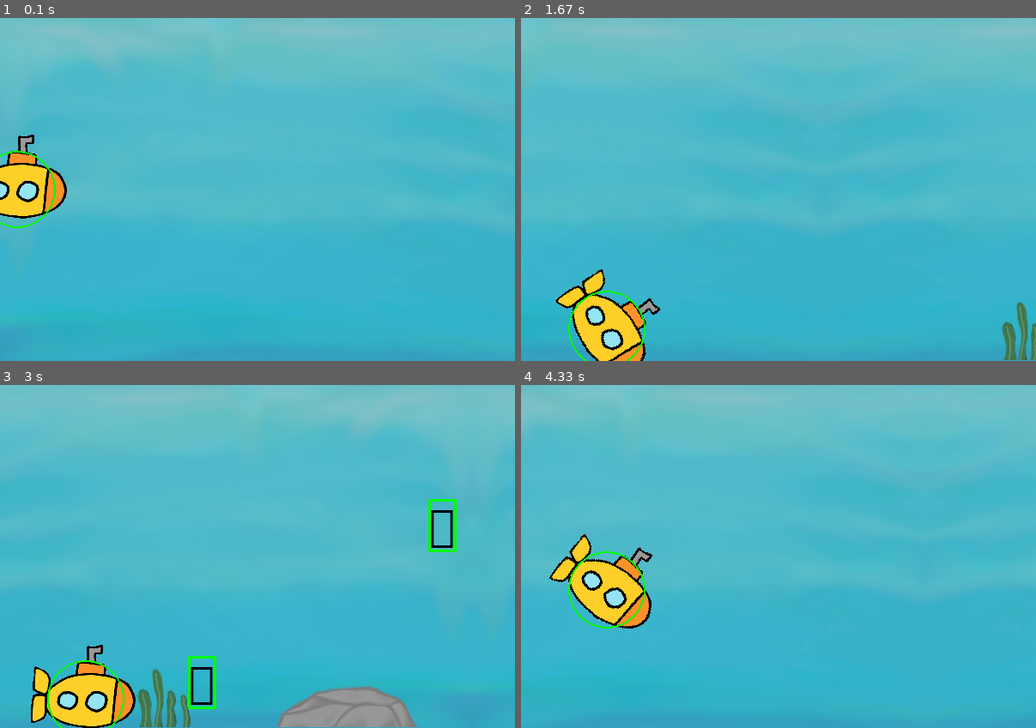
Above: before the commit, frames 1-4 (two rows, left to right).
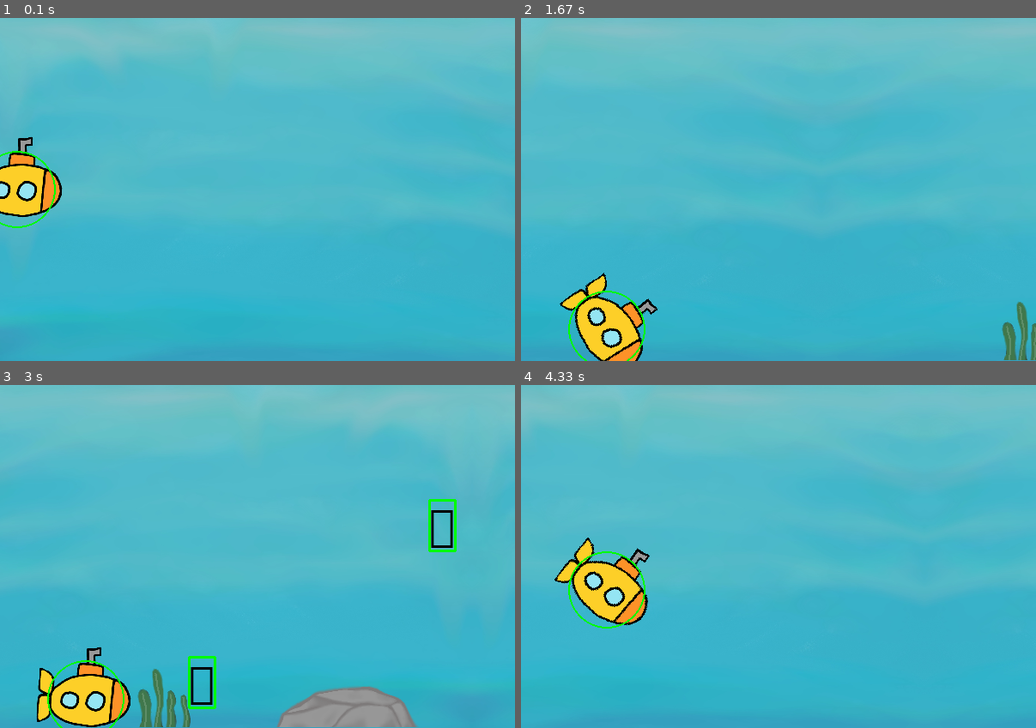
Above: after the commit, the same moments.

Repository: egwkim/Misc
Game: pygame game, started from 2022/09/environmental_game/game.py
Two runs of this game, one before a commit and one after it. Both use one fixed random seed, a clock stepped at 60 frames per second and the inputs below.
Inputs:
- Up to frame 1 (0.1 s): no input
- Up to frame 2 (1.67 s): tap Space at 0.83, 1.23, 1.53 s
- Up to frame 3 (3 s): tap Space at 2.07, 2.37, 2.57, 2.87 s
- Up to frame 4 (4.33 s): tap Space at 3.12, 3.33, 3.88, 4.1 s

The runs differ from the first frame. In frame 1, 0.7% of the frame differs, in the area x 0-13%, y 34-59%; in frame 2, 1.1%; in frame 3, 1.3%, in the area x 5-27%, y 75-100%; in frame 4, 1.3%.

Commit message:
Resize player image

Diff:
--- a/2022/09/environmental_game/game.py
+++ b/2022/09/environmental_game/game.py
@@ -20,8 +20,8 @@
 bg_color = (73, 183, 200)
 
 player_text = '🤔'
-player_size = (1000, 1000)
-player_center = (450, 470)
+player_size = (545, 545)
+player_center = scale_vector(player_size, .5)
 player_radious = 150
 
 scale = 0.3
Binary file changed: 2022/09/environmental_game/assets/player.png
